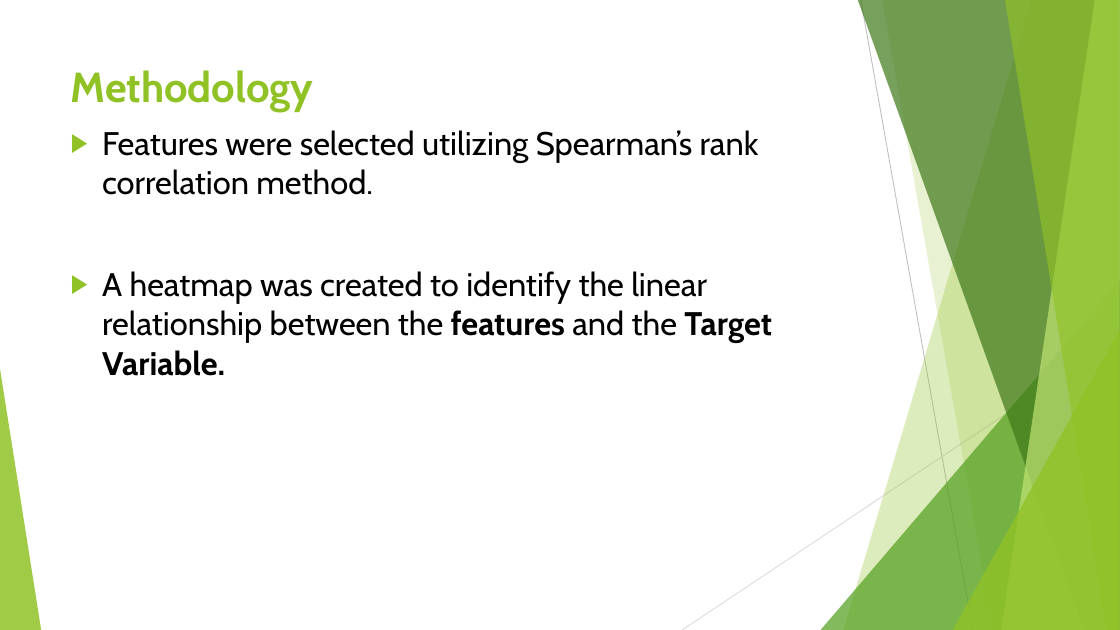
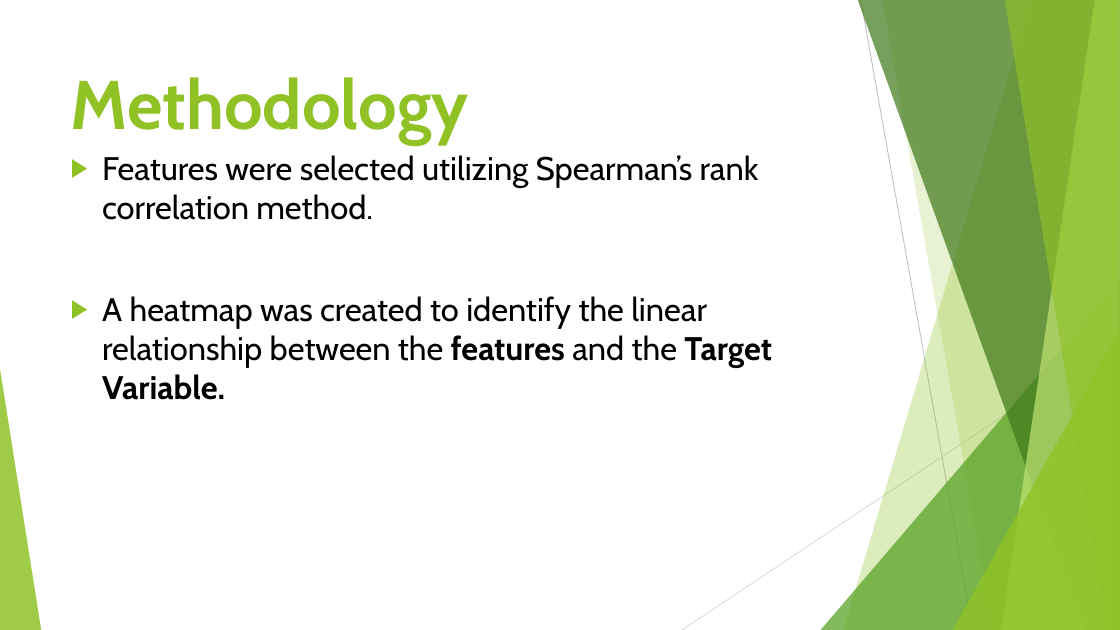
Before and after one commit to AbdulJaleel61/BODYFAT_PREDICTION, a slide deck: slide 8 of Presentation1.pptx (slide 6 before the commit). Drawn at 1120x630 pixels with LibreOffice and Linux fonts; fonts in the diff are those of the drawing. Boxes give left, top, right and bottom in pixels: in the first picture for what was removed or moved away, otherwise in the second. Text is boxed around its words. In the diff, an @@ line names an element or a change of style, - is before the commit and + after.

```diff
--- a/Presentation1.pptx
+++ b/Presentation1.pptx
@@ title "Methodology" at [71, 77, 469, 145]: size 36 to 59 pt @@
@@ text "Features were selected utilizing Spearman’s ...": place and size @@
-text "Features were selected utilizing Spearman’s ..." at [102, 130, 772, 376]
+text "Features were selected utilizing Spearman’s ..." at [102, 155, 772, 400]
```
Also in this commit, not shown: 12 other slides changed, 4 slides added, 1 slide removed, 3 other files.
